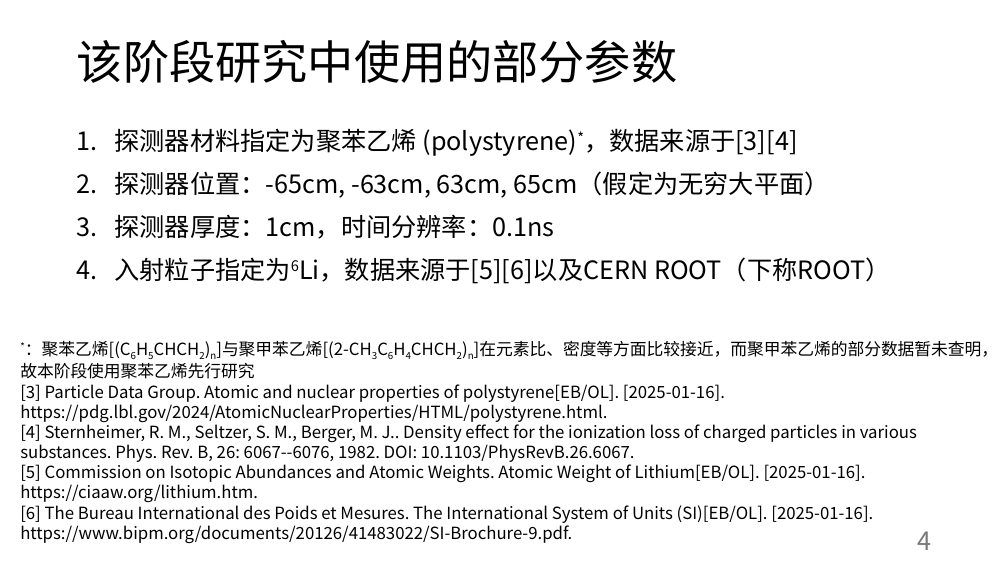
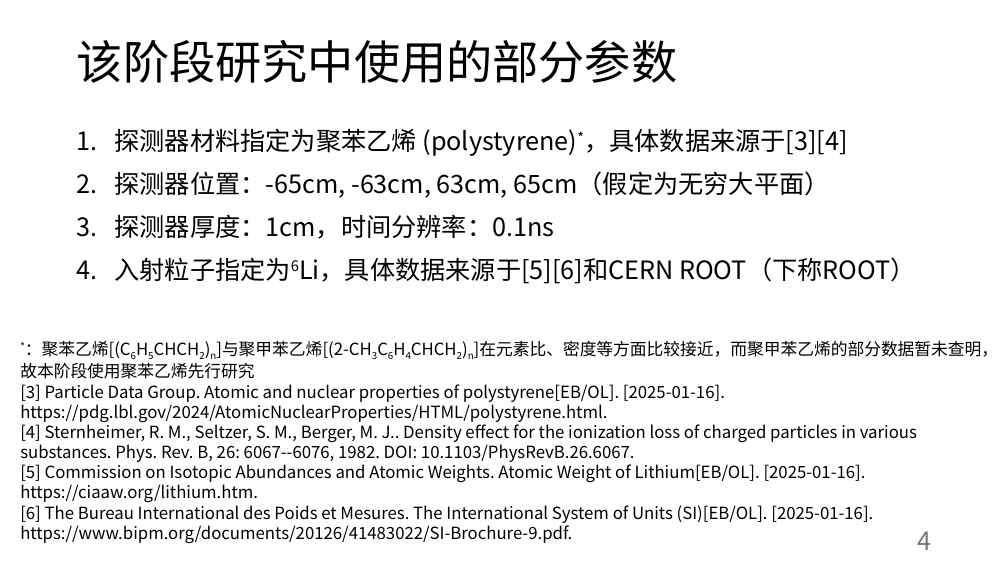
Before and after one commit to abwuge/capstoneProject, a slide deck: slide 4 of presentation/Stage：零磁场垂直入射线性重建.pptx. Drawn at 1008x567 pixels with LibreOffice and Linux fonts; fonts in the diff are those of the drawing. Boxes give left, top, right and bottom in pixels: in the first picture for what was removed or moved away, otherwise in the second. Text is boxed around its words. In the diff, an @@ line names an element or a change of style, - is before the commit and + after.

```diff
--- a/presentation/Stage：零磁场垂直入射线性重建.pptx
+++ b/presentation/Stage：零磁场垂直入射线性重建.pptx
@@ text at [115, 128, 848, 156]: text changed @@
-1. 探测器材料指定为聚苯乙烯 (polystyrene)*，数据来源于[3][4]
+1. 探测器材料指定为聚苯乙烯 (polystyrene)*，具体数据来源于[3][4]
@@ text at [115, 257, 915, 284]: text changed @@
-4. 入射粒子指定为6Li，数据来源于[5][6]以及CERN ROOT（下称ROOT）
+4. 入射粒子指定为6Li，具体数据来源于[5][6]和CERN ROOT（下称ROOT）
```
Also in this commit, not shown: 13 other slides changed, 6 slides added.
